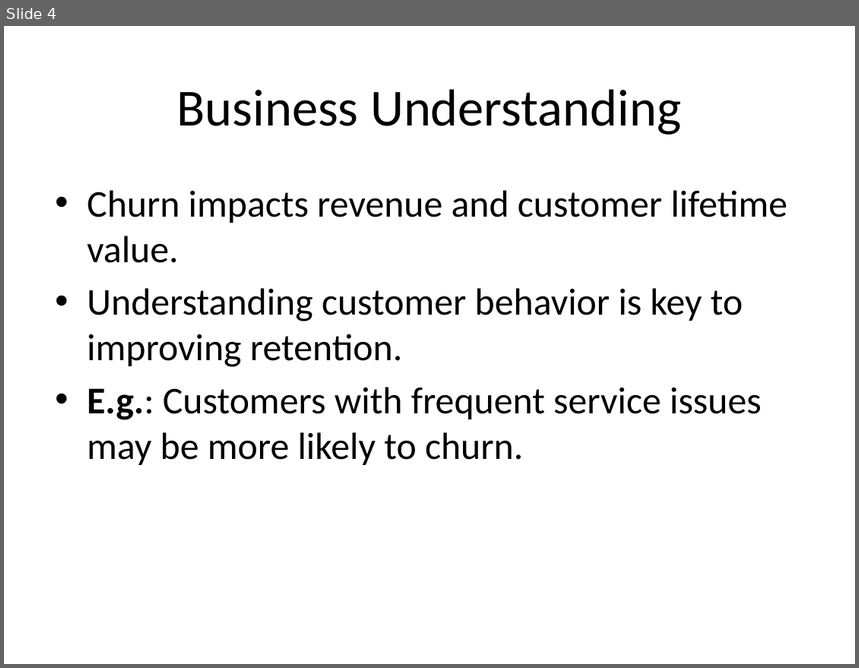
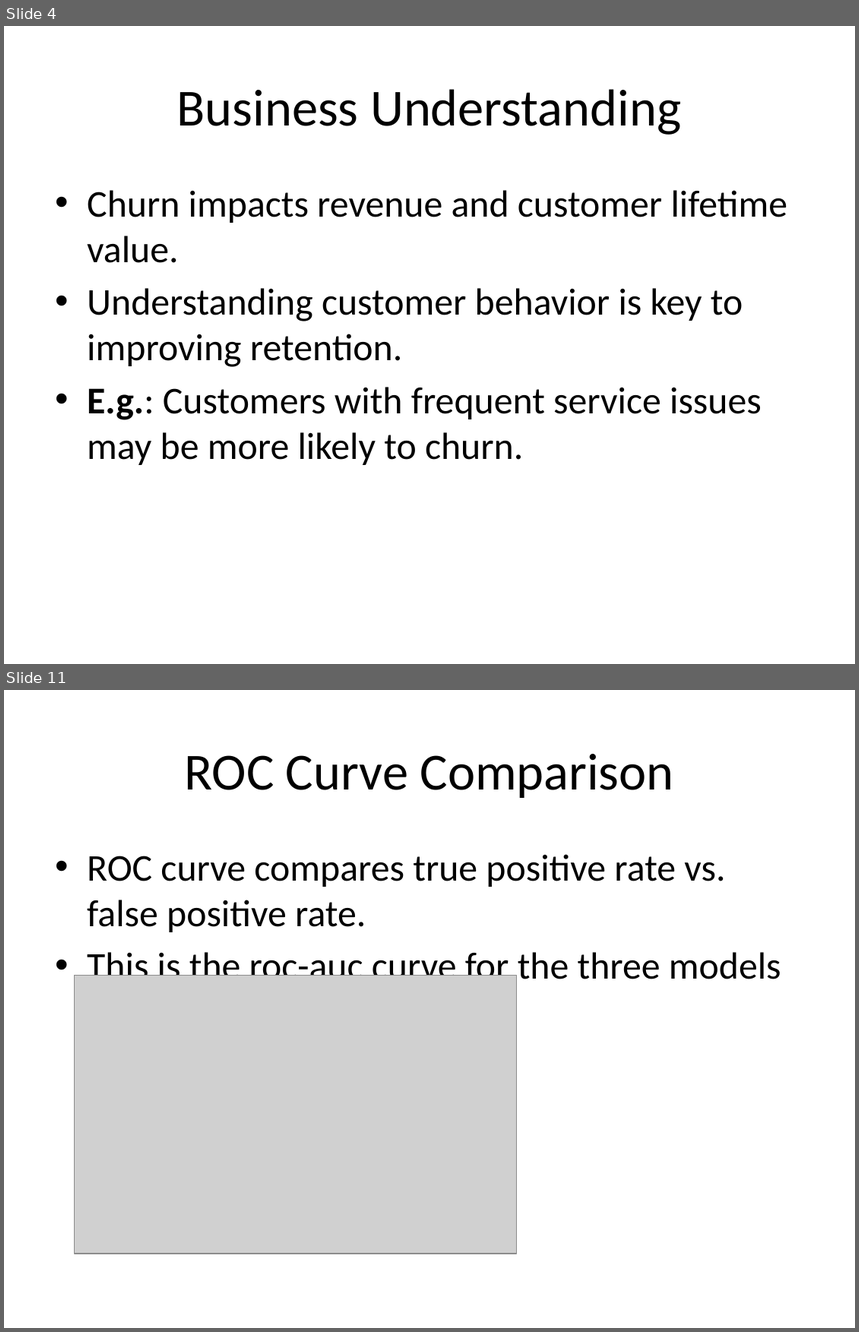
Before and after one commit to wawerukahuthu/PHASE-3-PROJECT, a slide deck: Predicting Customer Churn for SyriaTel.pptx. Shown one above the other, each under a label of ours: slide 4 before the commit, slides 4 and 11 after it; the slides between them are not shown. The pictures are 859x668 and 859x1332 pixels, drawn with LibreOffice and Linux fonts; fonts in the diff are those of the drawing; grey boxes stand for pictures. Boxes give left, top, right and bottom in pixels: in the first picture for what was removed or moved away, otherwise in the second. Text is boxed around its words. In the diff, an @@ line names an element or a change of style, - is before the commit and + after.

```diff
--- a/Predicting Customer Churn for SyriaTel.pptx
+++ b/Predicting Customer Churn for SyriaTel.pptx
@@ slide 11 added at [4,690,855,1328], background #FFFFFF @@
@@ title added at [184,754,674,798], 44 pt, text #000000 @@
+ROC Curve Comparison
@@ text added at [87,854,781,988], 32 pt, text #000000 @@
+• ROC curve compares true positive rate vs. false positive rate.
+• This is the roc-auc curve for the three models
@@ picture added at [75,976,517,1255] @@
```
Also in this commit, not shown: 10 other slides added, 1 slide removed, 2 other files.
